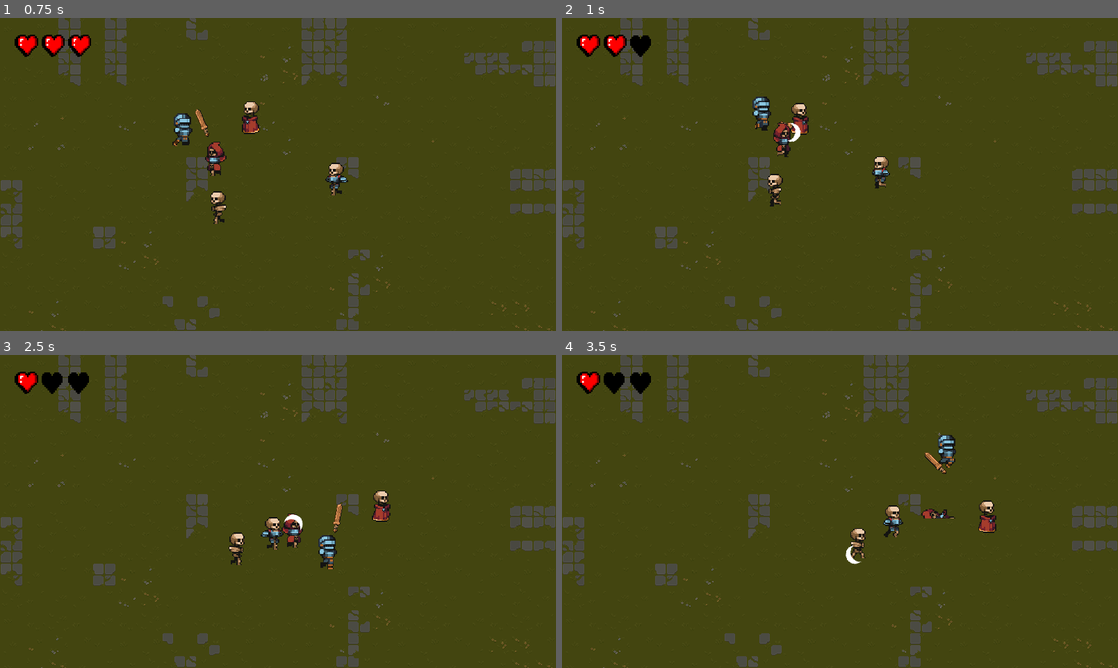
Above: before the commit, frames 1-4 (two rows, left to right).
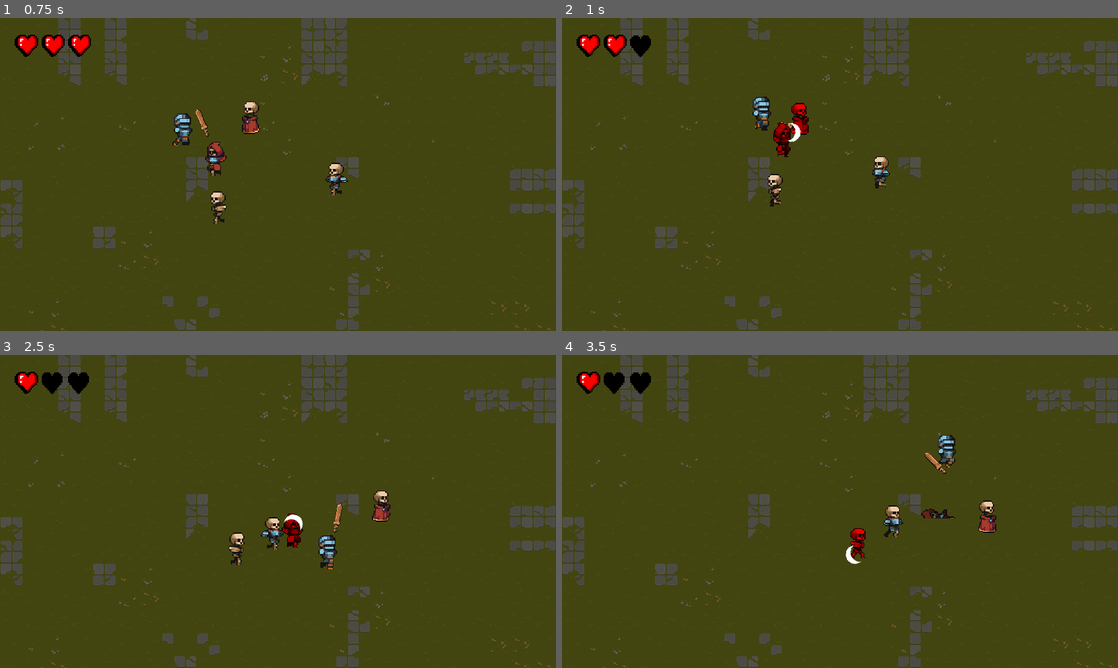
Above: after the commit, the same moments.

Repository: popcar2/Vile-Roots
Game: Godot game, scene res://GameScene.tscn
Same seed, same stepped clock (60 frames per second), same inputs: the game is played once before the commit and once after it.
Inputs (mouse positions are in pixels of both pictures, inside the frame that each line leads up to):
- Up to frame 1 (0.75 s): move the mouse to (400, 158) at 0.52 s; press the mouse at (400, 158) at 0.53 s; hold Right (right) from 0.53 s (still down)
- Up to frame 2 (1 s): keep holding Right (right)
- Up to frame 3 (2.5 s): move the mouse to (166, 527) at 1.27 s; release Right (right) at 1.28 s; release the mouse at (166, 527) at 1.28 s; hold Down (down) 1.28-2.03 s; click (166, 527) at 1.35 s; move the mouse to (333, 442) at 2.02 s; press the mouse at (333, 442) at 2.03 s; hold Right (right) from 2.03 s (still down)
- Up to frame 4 (3.5 s): move the mouse to (812, 574) at 2.77 s; release Right (right) at 2.78 s; release the mouse at (812, 574) at 2.78 s; hold Up (up) from 2.78 s (still down); click (812, 574) at 2.85 s

Frame 1 is identical in both runs. In frame 2, 0.3% of the frame differs, in the area x 38-45%, y 27-44%; in frame 3, 0.1%; in frame 4, 0.2%.

Commit message:
Add enemy hit effect

Diff:
--- a/Objects/roots.tscn
+++ b/Objects/roots.tscn
@@ -147,7 +147,6 @@
 texture = ExtResource("3_aukx4")
 
 [node name="Area2D" type="Area2D" parent="BackBufferCopy/CircleMask"]
-scale = Vector2(1, 1)
 collision_mask = 2
 
 [node name="CollisionShape2D" type="CollisionShape2D" parent="BackBufferCopy/CircleMask/Area2D"]
--- a/Scripts/Enemy.gd
+++ b/Scripts/Enemy.gd
@@ -37,6 +37,7 @@
 
 func take_damage(dmg):
 	health -= dmg
+	play_hit_effect()
 
 	if health <= 0:
 		if isDead == false:
@@ -50,3 +51,11 @@
 
 func _on_disappear_delay_timeout():
 	queue_free()
+
+func play_hit_effect():
+	modulate = Color(1, 0, 0, 1)
+	await get_tree().create_timer(0.15).timeout
+	if !isDead:
+		modulate = Color(1, 1, 1, 1)
+	else:
+		modulate = Color(0.6, 0.6, 0.6, 1)
Not shown: 2 places in Objects/slash.tscn that only renumber resources
